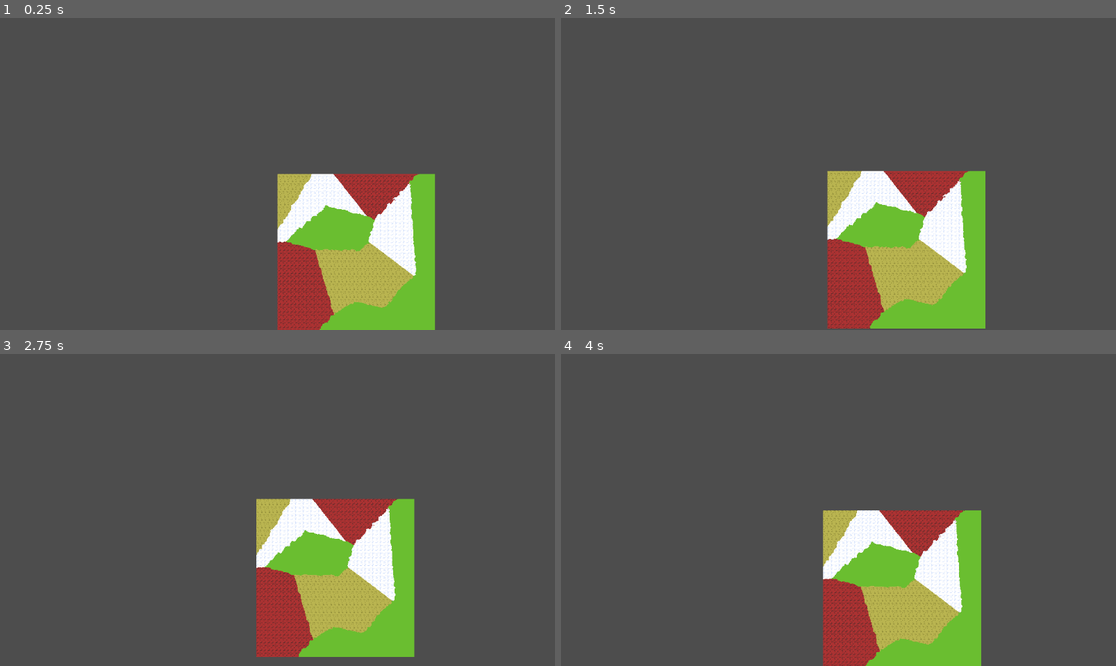
Above: before the commit, frames 1-4 (two rows, left to right).
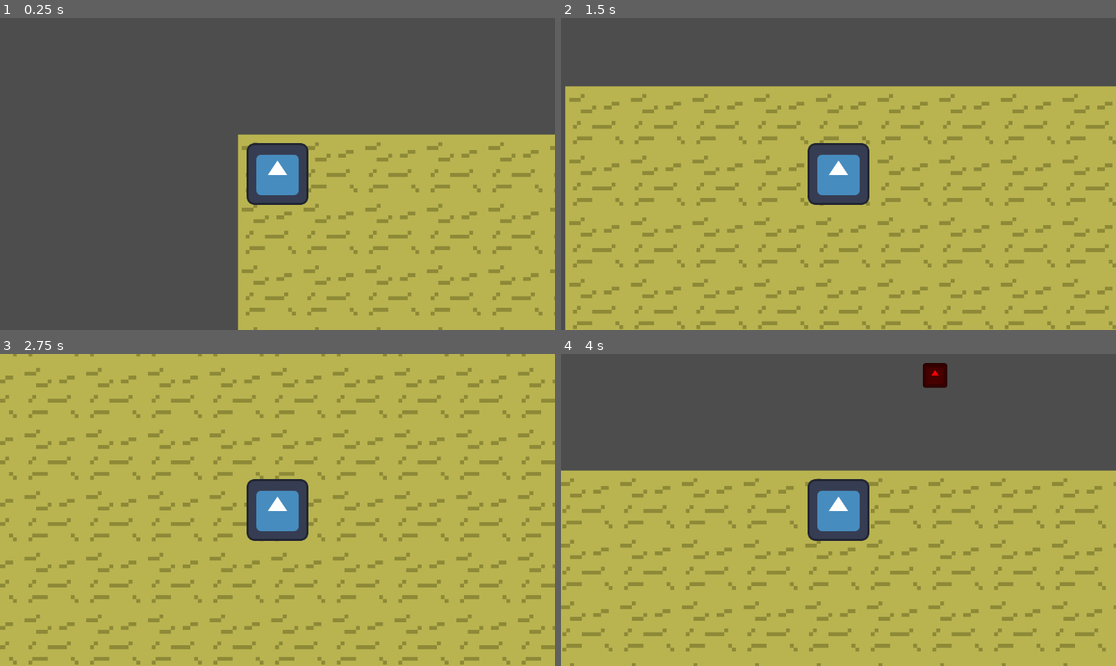
Above: after the commit, the same moments.

Repository: Thiago-Correia/Game
Game: Godot game, scene res://scenes/mvp_world.tscn
Two runs of this game, one before a commit and one after it. Both use one fixed random seed, a clock stepped at 60 frames per second and the inputs below. The engine's default icon, where the game draws it, is replaced by a stand-in: a white triangle on a blue panel in a dark square.
Inputs:
- Up to frame 1 (0.25 s): no input
- Up to frame 2 (1.5 s): tap Enter (ui_accept) at 0.5, 0.77, 0.8, 1.07, 1.35 s; hold Right (ui_right) 0.53-1.28 s; hold F (test_damage, bound only after the commit) 0.53-1.28 s; hold Down (ui_down) from 1.28 s (still down)
- Up to frame 3 (2.75 s): tap Enter (ui_accept) at 1.52, 1.82, 2.3 s; tap F (test_damage, bound only after the commit) at 1.55 s; release Down (ui_down) at 2.03 s; hold Right (ui_right) from 2.03 s (still down); hold F (test_damage, bound only after the commit) from 2.03 s (still down)
- Up to frame 4 (4 s): release Right (ui_right) at 2.78 s; release F (test_damage, bound only after the commit) at 2.78 s; hold Up (ui_up) 2.78-3.53 s; tap F (test_damage, bound only after the commit) at 2.85 s; tap Enter (ui_accept) at 3.02, 3.32 s; hold Left (ui_left) from 3.53 s (still down); hold Enter (ui_accept) from 3.53 s (still down)

The runs differ from the first frame. In frame 1, 33% of the frame differs, in the area x 42-100%, y 37-100%; in frame 2, 75%; in frame 3, 97%, in the area x 0-100%, y 0-100%; in frame 4, 60%.

Commit message:
feat: added enemies and spawner, player has hp and enemies can interact with it

Diff:
--- a/project.godot
+++ b/project.godot
@@ -14,6 +14,10 @@
 run/main_scene="uid://bmyfd50xq3qd6"
 config/features=PackedStringArray("4.6", "Forward Plus")
 config/icon="res://sprites/icon.svg"
+
+[display]
+
+window/size/mode=2
 
 [dotnet]
 
@@ -53,6 +57,11 @@
 , Object(InputEventKey,"resource_local_to_scene":false,"resource_name":"","device":-1,"window_id":0,"alt_pressed":false …(183 unchanged characters)…
 ]
 }
+test_damage={
+"deadzone": 0.2,
+"events": [Object(InputEventKey,"resource_local_to_scene":false,"resource_name":"","device":0,"window_id":0,"alt_pressed":false,"shift_pressed":false,"ctrl_pressed":false,"meta_pressed":false,"pressed":false,"keycode":0,"physical_keycode":70,"key_label":0,"unicode":0,"location":0,"echo":false,"script":null)
+]
+}
 
 [physics]
 
--- /dev/null
+++ b/scenes/GenericEnemy.tscn
@@ -0,0 +1,32 @@
+[gd_scene format=3 uid="uid://2lqquok7uhgm"]
+
+[ext_resource type="Script" uid="uid://6qy08lxp7sqf" path="res://scripts/enemy/EnemyController.gd" id="1_bja7g"]
+[ext_resource type="Texture2D" uid="uid://b5lcdmg7getfd" path="res://sprites/icon.svg" id="1_wpw6c"]
+
+[sub_resource type="RectangleShape2D" id="RectangleShape2D_bja7g"]
+size = Vector2(128, 129)
+
+[sub_resource type="RectangleShape2D" id="RectangleShape2D_o7bve"]
+size = Vector2(54, 54)
+
+[node name="GenericEnemy" type="CharacterBody2D" unique_id=1584359771]
+script = ExtResource("1_bja7g")
+
+[node name="Sprite2D" type="Sprite2D" parent="." unique_id=884986566]
+modulate = Color(1, 0, 0, 1)
+scale = Vector2(0.4, 0.4)
+texture = ExtResource("1_wpw6c")
+
+[node name="CollisionShape2D" type="CollisionShape2D" parent="." unique_id=1544455336]
+scale = Vector2(0.42, 0.42)
+shape = SubResource("RectangleShape2D_bja7g")
+
+[node name="AttackTimer" type="Timer" parent="." unique_id=253614975]
+wait_time = 3.0
+
+[node name="AttackArea" type="Area2D" parent="." unique_id=2005879164]
+
+[node name="CollisionShape2D" type="CollisionShape2D" parent="AttackArea" unique_id=1729099008]
+shape = SubResource("RectangleShape2D_o7bve")
+
+[connection signal="timeout" from="AttackTimer" to="." method="_on_attack_timer_timeout"]
--- a/scenes/Player.tscn
+++ b/scenes/Player.tscn
@@ -1,16 +1,24 @@
 [gd_scene format=3 uid="uid://ddi7x0qr8dv65"]
 
-[ext_resource type="Script" uid="uid://cga5ewx61bnod" path="res://scripts/PlayerMovement.gd" id="1_p0vlq"]
+[ext_resource type="Script" uid="uid://dy275dsoejmdj" path="res://scripts/player/PlayerController.gd" id="1_v6fml"]
 [ext_resource type="Texture2D" uid="uid://b5lcdmg7getfd" path="res://sprites/icon.svg" id="2_v6fml"]
+[ext_resource type="Script" uid="uid://ctswksuuk1ybr" path="res://scripts/HealthComponent.gd" id="3_mdl7e"]
+[ext_resource type="Script" uid="uid://cga5ewx61bnod" path="res://scripts/player/PlayerMovement.gd" id="4_qu4a1"]
 
 [sub_resource type="RectangleShape2D" id="RectangleShape2D_3li8b"]
 size = Vector2(128, 128)
 
-[node name="Player" type="CharacterBody2D" unique_id=1803677947]
-script = ExtResource("1_p0vlq")
+[node name="Player" type="CharacterBody2D" unique_id=1803677947 groups=["Player"]]
+script = ExtResource("1_v6fml")
 
 [node name="Sprite2D" type="Sprite2D" parent="." unique_id=399299005]
 texture = ExtResource("2_v6fml")
 
 [node name="CollisionShape2D" type="CollisionShape2D" parent="." unique_id=489724010]
 shape = SubResource("RectangleShape2D_3li8b")
+
+[node name="HealthComponent" type="Node" parent="." unique_id=1628576840]
+script = ExtResource("3_mdl7e")
+
+[node name="PlayerMovement" type="Node" parent="." unique_id=931428892]
+script = ExtResource("4_qu4a1")
--- a/scenes/mvp_world.tscn
+++ b/scenes/mvp_world.tscn
@@ -3,6 +3,8 @@
 [ext_resource type="Texture2D" uid="uid://clmhbb41ivd3j" path="res://sprites/biomes/Grass_Tileset_2.png" id="1_ahnoh"]
 [ext_resource type="PackedScene" uid="uid://ddi7x0qr8dv65" path="res://scenes/Player.tscn" id="1_yb3dy"]
 [ext_resource type="Script" uid="uid://crj6tpchu81yp" path="res://scripts/voronoi_gen.gd" id="2_xy8gb"]
+[ext_resource type="Script" uid="uid://bevl2f2bt25or" path="res://scripts/enemy/EnemySpawner.gd" id="4_ahnoh"]
+[ext_resource type="PackedScene" uid="uid://2lqquok7uhgm" path="res://scenes/GenericEnemy.tscn" id="5_wweom"]
 
 [sub_resource type="TileSetAtlasSource" id="TileSetAtlasSource_wweom"]
 texture = ExtResource("1_ahnoh")
@@ -69,4 +71,13 @@
 position = Vector2(82, 82)
 
 [node name="Camera2D" type="Camera2D" parent="Player" unique_id=169907874]
-zoom = Vector2(0.005, 0.005)
+
+[node name="EnemySpawner" type="Node2D" parent="." unique_id=536447373]
+script = ExtResource("4_ahnoh")
+enemy_scene = ExtResource("5_wweom")
+max_enemies = 50
+
+[node name="SpawnTimer" type="Timer" parent="EnemySpawner" unique_id=2119579484]
+autostart = true
+
+[connection signal="timeout" from="EnemySpawner/SpawnTimer" to="EnemySpawner" method="_on_spawn_timer_timeout"]
--- /dev/null
+++ b/scripts/HealthComponent.gd
@@ -0,0 +1,32 @@
+extends Node  # <--- ESSA LINHA É OBRIGATÓRIA
+
+signal health_changed(new_health)
+signal died
+
+@export var max_health: int = 100
+@onready var current_health: int = max_health
+
+var is_dead: bool = false
+
+@onready var parent_node = get_parent()
+
+func take_damage(amount: int):
+	if is_dead: return
+
+	current_health = clampi(current_health - amount, 0, max_health)
+	health_changed.emit(current_health)
+
+	flash_sprite()
+
+	if current_health <= 0:
+		die()
+
+func die():
+	is_dead = true
+	died.emit()
+	print("Morreu!")
+
+func flash_sprite():
+	var tween = create_tween()
+	parent_node.modulate = Color.RED
+	tween.tween_property(parent_node, "modulate", Color.WHITE, 0.1)
--- a/scripts/PlayerMovement.gd
+++ /dev/null
@@ -1,45 +0,0 @@
-extends Node
-
-@onready var Player: Node2D = $"."
-
-@export var speed := 100
-
-@export var dash_speed := 20
-@export var dash_duration := 0.25
-@export var dash_decay := 12.0
-
-var dash_velocity := Vector2.ZERO
-var is_dashing := false
-var dash_timer := 0.0
-var dash_cooldown:= 0.0
-
-func _ready() -> void:
-	return
-
-func _physics_process(delta: float) -> void:
-	var input_dir := Input.get_vector("ui_left", "ui_right", "ui_up", "ui_down")
-	var player_direction := Vector2(input_dir.x, input_dir.y).normalized()
-	var player_velocity = player_direction * speed
-
-	if(Input.is_action_pressed("ui_accept") and !is_dashing and dash_cooldown <= 0):
-		is_dashing = true
-		dash_cooldown = 2.0
-		dash_timer = dash_duration
-		dash_velocity = player_direction * dash_speed
-
-	if(is_dashing):
-		dash_timer -= delta
-		dash_velocity.move_toward(Vector2.ZERO, dash_decay * delta)
-
-		if dash_timer <= 0.0 or dash_velocity.length() < 0.1:
-			is_dashing = false
-			dash_velocity = Vector2.ZERO
-
-	if(dash_cooldown > 0):
-		dash_cooldown -= delta
-
-	var total_velocity = player_velocity + dash_velocity
-	move(Player, total_velocity)
-
-func move(player: Node2D, velocity: Vector2) -> void:
-	player.position += velocity
--- /dev/null
+++ b/scripts/enemy/EnemyController.gd
@@ -0,0 +1,70 @@
+extends CharacterBody2D
+
+@export var speed := 100.0
+@onready var attack_timer = $AttackTimer
+
+@export_group("Combate")
+@export var attack_range := 50.0 # Raio do ataque (deve ser um pouco maior que a distância de parada)
+@export var ideal_distance := 100.0 # Distância que ele quer manter
+@export var damage := 1
+@onready var attack_area = $AttackArea
+
+
+var player: Node2D = null
+var can_attack := true
+
+func _ready():
+	player = get_tree().get_first_node_in_group("Player")
+
+	if $AttackArea/CollisionShape2D.shape is RectangleShape2D:
+		var square_shape = $AttackArea/CollisionShape2D.shape.duplicate()
+
+		square_shape.size = Vector2(attack_range * 2, attack_range * 2)
+
+		$AttackArea/CollisionShape2D.shape = square_shape
+
+func _physics_process(_delta):
+	if player == null or player.health.is_dead:
+		velocity = Vector2.ZERO # Para de se mover se o player sumir ou morrer
+		return
+
+	var distance_to_player = global_position.distance_to(player.global_position)
+	var direction = global_position.direction_to(player.global_position)
+
+	if distance_to_player > (ideal_distance + 5):
+		velocity = direction * speed
+	elif distance_to_player < (ideal_distance - 5):
+		velocity = -direction * speed
+	else:
+		velocity = Vector2.ZERO
+
+	move_and_slide()
+	check_attack()
+
+func check_attack():
+	# Se o player estiver dentro da Area2D e o timer não estiver rodando
+	var targets = attack_area.get_overlapping_bodies()
+	for target in targets:
+		if target.is_in_group("Player") and can_attack:
+			attack_player(target)
+
+func attack_player(target):
+	can_attack = false
+	print("Inimigo atacou o player!")
+
+	if target.has_node("HealthComponent"):
+		flash_attack()
+		target.get_node("HealthComponent").take_damage(damage)
+
+	attack_timer.start() # Inicia o cooldown de 1 segundo
+
+func flash_attack():
+	var tween = create_tween()
+	# Fazemos ele brilhar em branco (fica bem evidente sobre o vermelho)
+	modulate = Color.WHITE
+	# Retorna para o vermelho original em 0.1 segundos
+	# Se o seu vermelho for o padrão do editor, Color.RED funciona bem
+	tween.tween_property(self, "modulate", Color.GREEN_YELLOW, 0.1)
+
+func _on_attack_timer_timeout():
+	can_attack = true
--- /dev/null
+++ b/scripts/enemy/EnemySpawner.gd
@@ -0,0 +1,35 @@
+extends Node2D
+
+@export var enemy_scene: PackedScene # Arraste seu Enemy.tscn para cá no Inspetor
+@export var max_enemies: int = 5    # Limite de inimigos na tela
+@export var spawn_radius: float = 1000.0 # Um pouco maior que a metade da tela (1080p)
+
+@onready var spawn_timer = $SpawnTimer
+@onready var player = get_tree().get_first_node_in_group("Player")
+
+func _on_spawn_timer_timeout():
+	# 1. Conta quantos inimigos existem no grupo "enemies"
+	var current_enemies = get_tree().get_nodes_in_group("Enemies").size()
+
+	if current_enemies < max_enemies:
+		spawn_enemy()
+
+func spawn_enemy():
+	if player == null: return
+
+	# 2. Escolhe uma direção aleatória (0 a 360 graus)
+	var random_angle = randf() * TAU # TAU é 2 * PI (volta completa)
+	var direction = Vector2.RIGHT.rotated(random_angle)
+
+	# 3. Calcula a posição final: Posição do Player + (Direção * Raio)
+	var spawn_pos = player.global_position + (direction * spawn_radius)
+
+	# 4. Instancia o inimigo
+	var enemy = enemy_scene.instantiate()
+	enemy.global_position = spawn_pos
+
+	# Adiciona o inimigo ao grupo para podermos contar depois
+	enemy.add_to_group("Enemies")
+
+	# Adiciona na cena principal (ou em um nó 'Enemies' se você tiver um)
+	get_tree().current_scene.add_child(enemy)
--- /dev/null
+++ b/scripts/player/PlayerController.gd
@@ -0,0 +1,25 @@
+extends CharacterBody2D
+
+# Referências aos componentes
+@onready var movement = $PlayerMovement
+@onready var health = $HealthComponent
+
+func _unhandled_input(event: InputEvent) -> void:
+	if event.is_action_pressed("test_damage"):
+		health.take_damage(10)
+		print(health.current_health)
+
+	# Delegando o Dash (Espaço) para o componente de movimento
+	if event.is_action_pressed("ui_accept"):
+		movement.start_dash()
+
+func _physics_process(delta: float) -> void:
+	# 1. Pega a direção do input
+	var direction = Input.get_vector("ui_left", "ui_right", "ui_up", "ui_down")
+
+	# 2. Pede para o componente de movimento calcular a velocidade
+	# Passamos o 'velocity' atual e a 'direction'
+	velocity = movement.calculate_velocity(velocity, direction, delta)
+
+	# 3. Executa o movimento oficial da Godot (com colisão)
+	move_and_slide()
--- /dev/null
+++ b/scripts/player/PlayerMovement.gd
@@ -0,0 +1,42 @@
+extends Node
+
+@export_group("Configurações de Movimento")
+@export var speed := 500.0
+@export var dash_speed := 1200.0
+@export var dash_duration := 0.2
+@export var dash_decay := 10.0
+
+var dash_velocity := Vector2.ZERO
+var is_dashing := false
+var dash_timer := 0.0
+var dash_cooldown := 0.0
+
+func calculate_velocity(_current_velocity: Vector2, direction: Vector2, delta: float) -> Vector2:
+	# Atualiza Cooldowns
+	if dash_cooldown > 0:
+		dash_cooldown -= delta
+
+	# Lógica do Dash
+	if is_dashing:
+		dash_timer -= delta
+		# Suaviza a parada do dash
+		dash_velocity = dash_velocity.move_toward(Vector2.ZERO, dash_decay * delta * 100)
+
+		if dash_timer <= 0 or dash_velocity.length() < 10:
+			is_dashing = false
+			dash_velocity = Vector2.ZERO
+		return dash_velocity
+
+	# Movimento Normal
+	return direction * speed
+
+func start_dash():
+	if not is_dashing and dash_cooldown <= 0:
+		# Pega a direção baseada no input atual ou na última direção movida
+		var dir = Input.get_vector("ui_left", "ui_right", "ui_up", "ui_down")
+		if dir == Vector2.ZERO: return # Não dá dash parado
+
+		is_dashing = true
+		dash_timer = dash_duration
+		dash_cooldown = 1.0 # 1 segundo de recarga
+		dash_velocity = dir * dash_speed
Not shown, added: scripts/HealthComponent.gd.uid
Not shown, added: scripts/enemy/EnemyController.gd.uid
Not shown, added: scripts/enemy/EnemySpawner.gd.uid
Not shown, added: scripts/player/PlayerController.gd.uid
Renamed: scripts/PlayerMovement.gd.uid -> scripts/player/PlayerMovement.gd.uid
